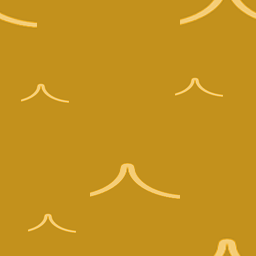
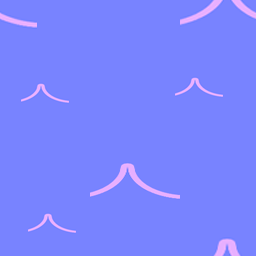
Comparing the layer stacks of the two 256×256 images. Changes:
added layer "Layer 2" (linear light) above "Layer 1" over 0, 0, 256, 256
hid "Layer 1" over 0, 0, 256, 256
